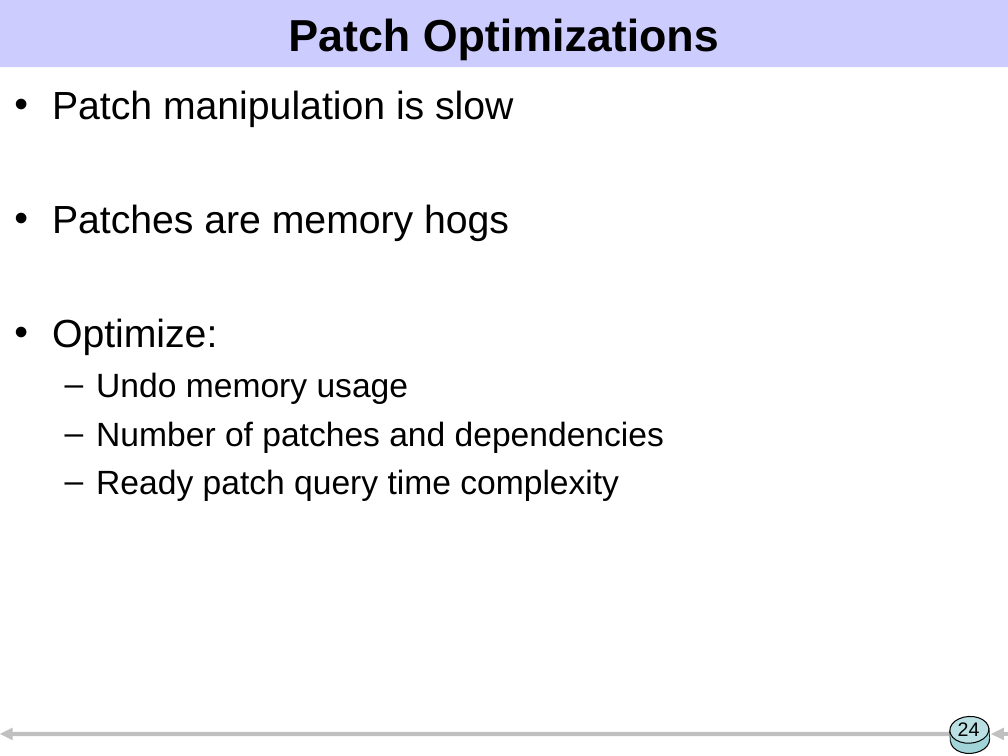
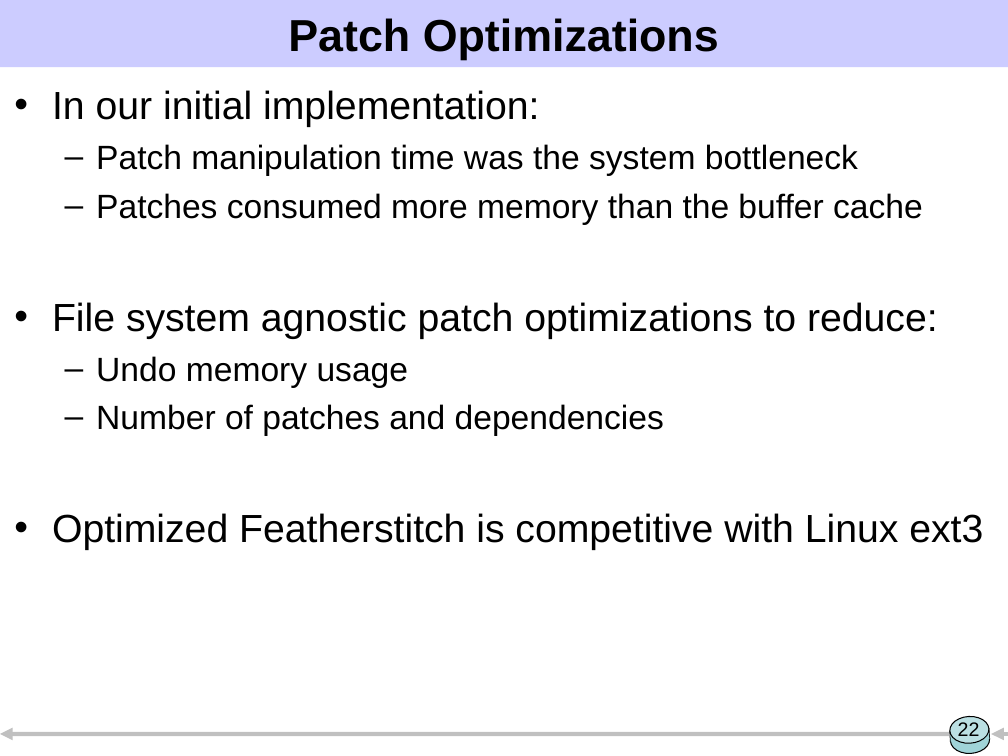
Before and after one commit to ucla-readable/fstitch-doc, a slide deck: slide 22 of sosp/pres.ppt (slide 24 before the commit). Drawn at 1008x756 pixels with LibreOffice and Linux fonts; fonts in the diff are those of the drawing. Boxes give left, top, right and bottom in pixels: in the first picture for what was removed or moved away, otherwise in the second. Text is boxed around its words. In the diff, an @@ line names an element or a change of style, - is before the commit and + after.

```diff
--- a/sosp/pres.ppt
+++ b/sosp/pres.ppt
@@ text at [52, 90, 938, 339]: text changed; size 28 to 24 pt @@
-• Patch manipulation is slow
-• Patches are memory hogs
-• Optimize:
+• In our initial implementation:
+  – Patch manipulation time was the system bottleneck
+  – Patches consumed more memory than the buffer cache
+• File system agnostic patch optimizations to reduce:
@@ text at [52, 513, 983, 550]: text changed; size 24 to 28 pt @@
-  – Ready patch query time complexity
+• Optimized Featherstitch is competitive with Linux ext3
@@ page number at [958, 722, 980, 741]: text changed @@
-24
+22
```
Also in this commit, not shown: 23 other slides changed, 3 slides added, 2 slides removed.
